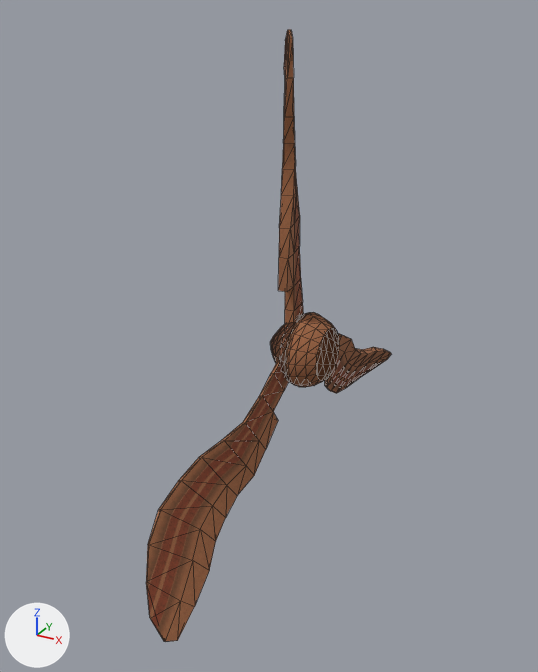
What one commit did to the glTF model custom_assets/jak1/models/custom_levels/turbineblade.glb.
Rendered twice from a 50 mm camera at (28.5, -59.3, 30.3) aimed at (-3.0, -2.0, 1.6). Arrows for +X, +Y and +Z are at lower left; the lights stay in place. Mesh edges are drawn as thin lines. Where no turn or scale is listed for an object, it has been applied to the vertices. Vertices at the same position are counted once.

Objects in the first picture: 'turbineblade'.
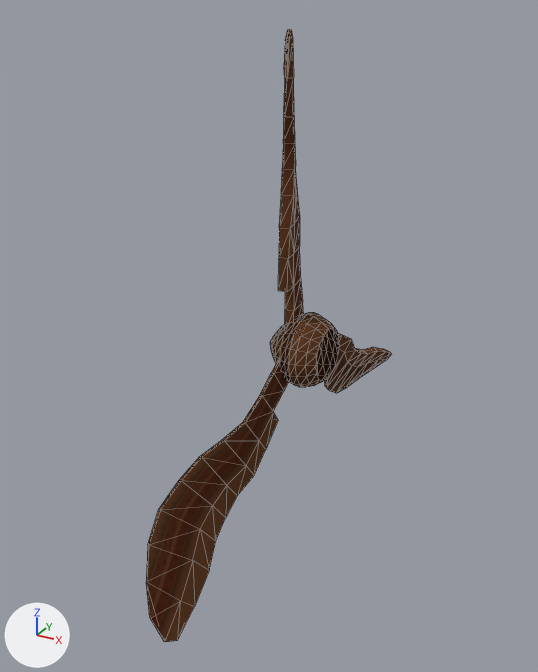
Location of each change, [x1, y1, x2, y2] in pixels of the pictures (538 x 672 px):
part 1 of me_turbine1_001, recoloured: [146, 30, 391, 642] in both

The edits, one by one:
me_turbine1_001 has 331 vertices, 632 faces and spans x -4.0..2.3, y -23.7..26.3, z -17.2..28.7.
me_turbine1_001 is used by ob_turbineblade; location (0.0, 0.0, 0.0).
me_turbine1_001 part 1: 632 faces centred in x -3.7..2.0, y -23.6..26.2, z -16.9..28.5 are repainted in the vertex colours; the middle colour goes from white #ffffff to grey #9e9b9b.
